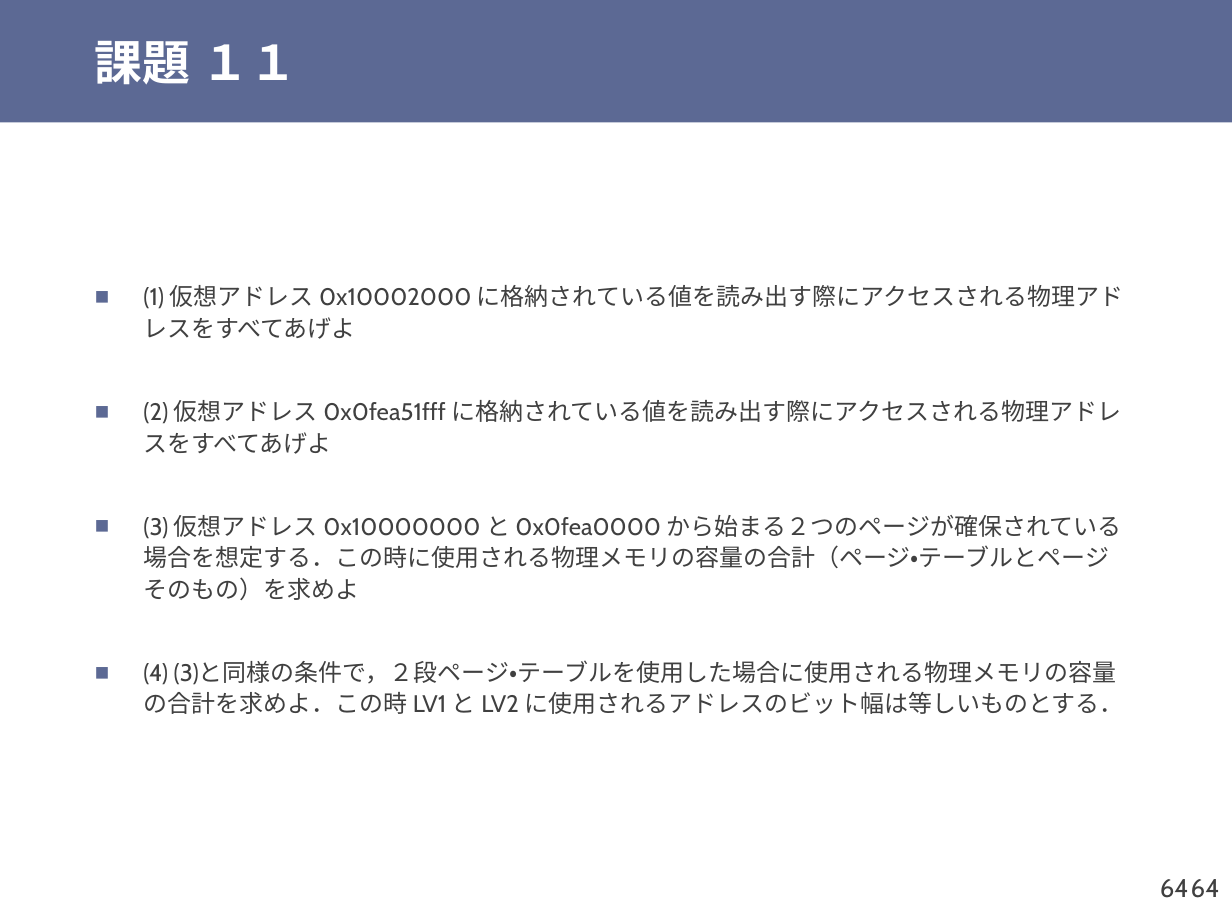
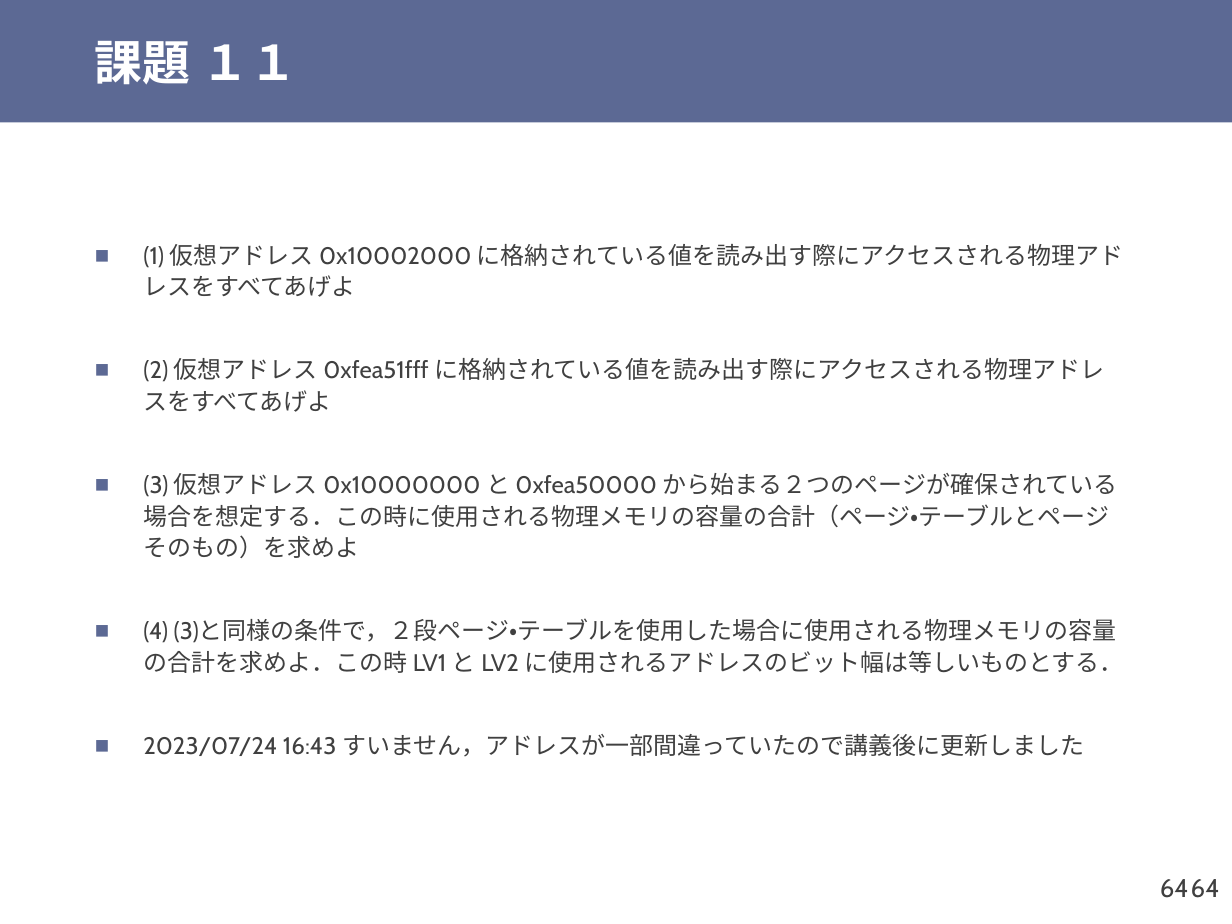
Before and after one commit to shioyadan/otya-computer-architecture-i, a slide deck: slide 64 of cai-shioya-11.pptx. Drawn at 1232x924 pixels with LibreOffice and Linux fonts; fonts in the diff are those of the drawing. Boxes give left, top, right and bottom in pixels: in the first picture for what was removed or moved away, otherwise in the second. Text is boxed around its words. In the diff, an @@ line names an element or a change of style, - is before the commit and + after.

Commit message:
課題と各部を訂正

```diff
--- a/cai-shioya-11.pptx
+++ b/cai-shioya-11.pptx
@@ text at bbox=[143, 358, 1118, 558]: text changed @@
-■ (2) 仮想アドレス 0x0fea51fff に格納されている値を読み出す際にアクセスされる物理アドレスをすべてあげよ
-■ (3) 仮想アドレス 0x10000000 と 0x0fea0000 から始まる２つのページが確保されている場合を想定する．この時に使用される物理メモリの容量の合計（ページ・テーブルとページそのもの）を求めよ
+■ (2) 仮想アドレス 0xfea51fff に格納されている値を読み出す際にアクセスされる物理アドレスをすべてあげよ
+■ (3) 仮想アドレス 0x10000000 と 0xfea50000 から始まる２つのページが確保されている場合を想定する．この時に使用される物理メモリの容量の合計（ページ・テーブルとページそのもの）を求めよ
@@ text at bbox=[143, 734, 1084, 756]: paragraph added @@
+■ 2023/07/24 16:43 すいません，アドレスが一部間違っていたので講義後に更新しました
```
Also in this commit, not shown: 2 other slides changed, 1 other file.
